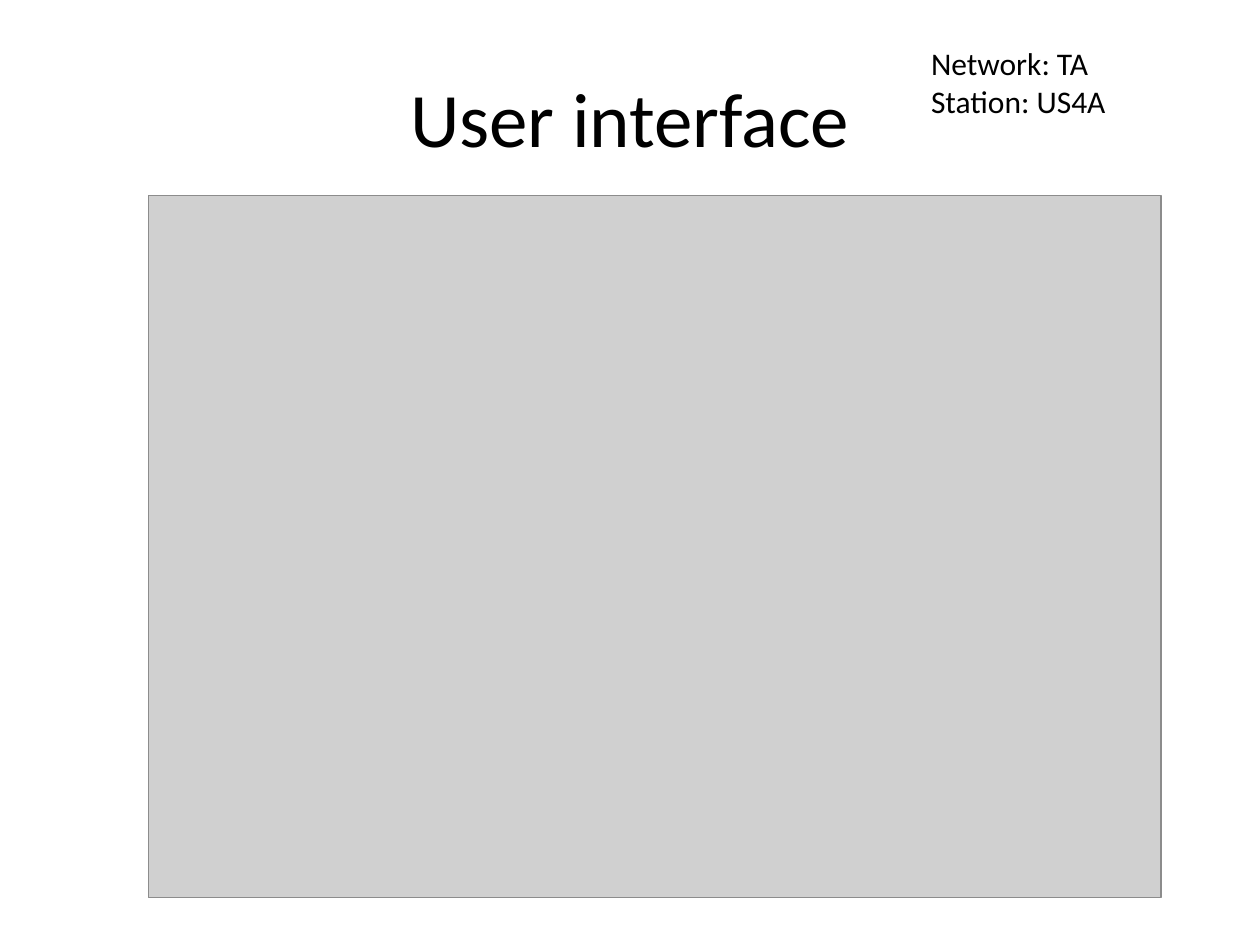
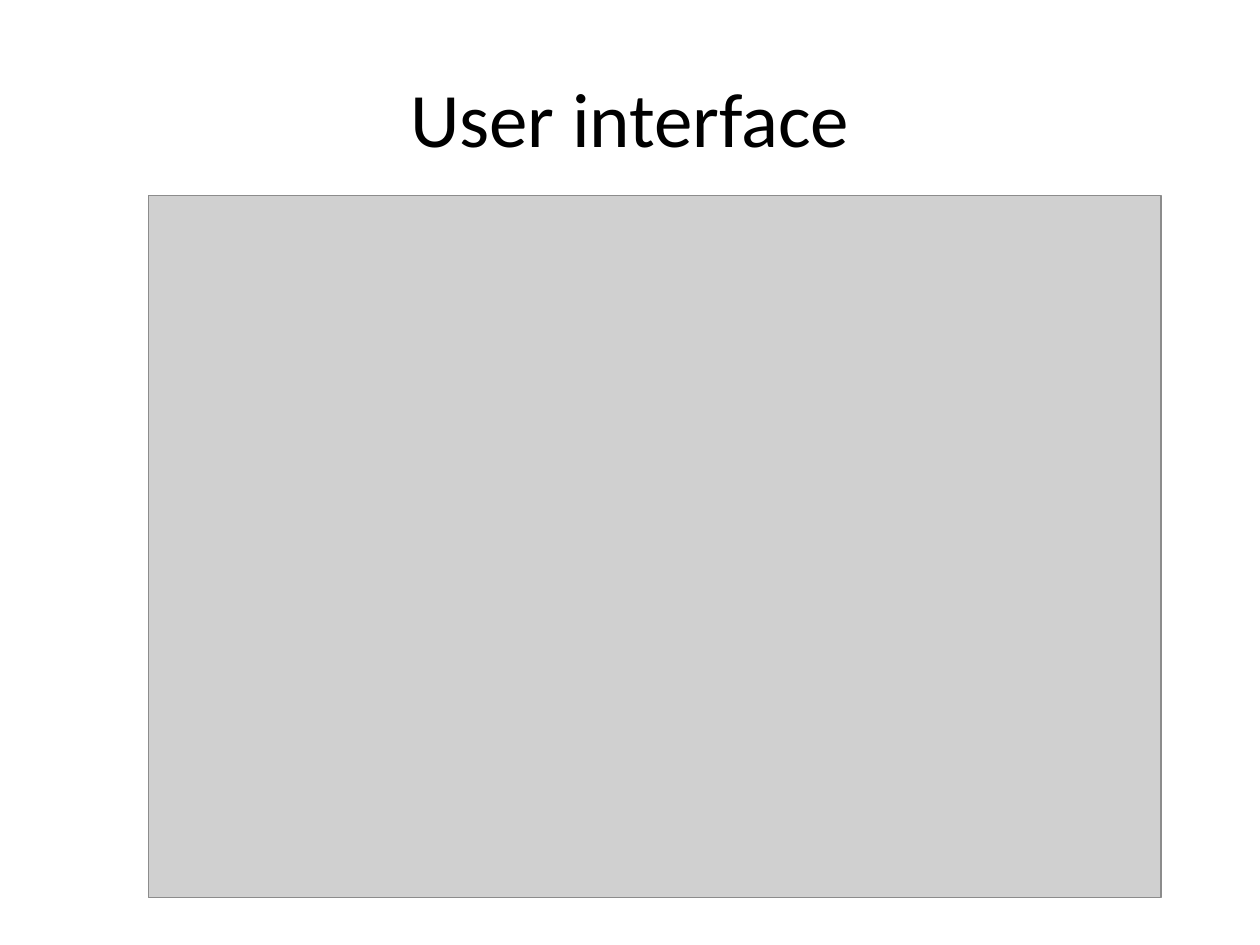
Before and after one commit to lkloh/USArray, a slide deck: slide 6 of InstallingCommonPrograms/InstallingSoftware.pptx (slide 5 before the commit). Drawn at 1260x945 pixels with LibreOffice and Linux fonts; fonts in the diff are those of the drawing; grey boxes stand for pictures. Boxes give left, top, right and bottom in pixels: in the first picture for what was removed or moved away, otherwise in the second. Text is boxed around its words. In the diff, an @@ line names an element or a change of style, - is before the commit and + after.

```diff
--- a/InstallingCommonPrograms/InstallingSoftware.pptx
+++ b/InstallingCommonPrograms/InstallingSoftware.pptx
@@ text removed at (x1=931, y1=53, x2=1106, y2=114) @@
-Network: TA
-Station: US4A
```
Also in this commit, not shown: 4 other slides changed, 3 slides added, 1 slide removed, 1 other file.
